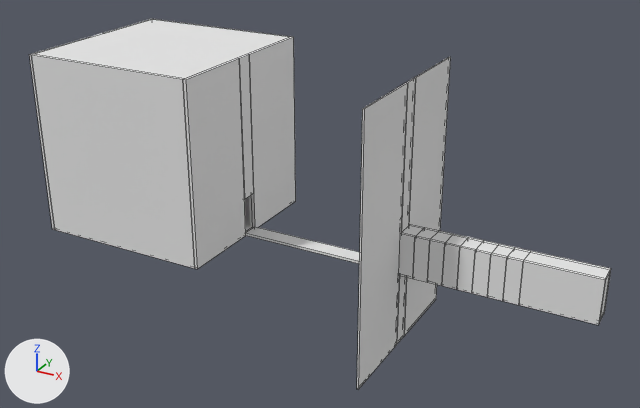
Two versions of the OBJ model dist/data/maps/godcube/cube2.obj, one commit apart.
The view is the same before and after, from a 50 mm camera at (6998.0, -7686.0, 4325.0) aimed at (2789.0, -33.0, 498.0). The axes (+X, +Y, +Z) are drawn at lower left. The lights are the same throughout. Mesh edges are drawn as thin lines on the coarser meshes. Where no turn or scale is listed for an object, it has been applied to the vertices.

The older version as bpy lines, for what is in view:
```python
me_entity0_brush14 = bpy.data.meshes.new('entity0_brush14')
me_entity0_brush14.from_pydata(...)  # a box spanning x 3757.0..3774.0, y -96.0..96.0, z 384.0..1988.0
me_entity0_brush14.materials.append(mat_colors_black)  # white #e7e7e7
me_entity19_brush0 = bpy.data.meshes.new('entity19_brush0')
me_entity19_brush0.from_pydata(...)  # 8 vertices, 6 faces; spans x 1828.0..1860.0, y 96.0..1028.0, z -68.0..1988.0
# faces by material slot: [5, 1]
me_entity19_brush0.materials.append(mat_weird_book_texture)  # white #e7e7e7
me_entity19_brush0.materials.append(mat_colors_black)  # white #e7e7e7
me_entity23_brush2 = bpy.data.meshes.new('entity23_brush2')
me_entity23_brush2.from_pydata(...)  # a box spanning x 4256.0..4416.0, y -128.0..-96.0, z -64.0..416.0
me_entity23_brush2.materials.append(mat_colors_green_better)  # white #e7e7e7
ob_entity0_brush14 = bpy.data.objects.new('entity0_brush14', me_entity0_brush14)
ob_entity0_brush14.location = (0.0, 0.0, 0.0)
ob_entity19_brush0 = bpy.data.objects.new('entity19_brush0', me_entity19_brush0)
ob_entity19_brush0.location = (0.0, 0.0, 0.0)
ob_entity23_brush2 = bpy.data.objects.new('entity23_brush2', me_entity23_brush2)
ob_entity23_brush2.location = (0.0, 0.0, 0.0)
# also in view: 'entity26_brush2' at (4816.0, -112.0, 176.0); 'entity0_brush13' at (3765.0, 562.0, 528.0); 'entity0_brush11' at (2816.0, 0.0, -48.0); 'entity19_brush2' at (1844.0, 0.0, 1186.0); 'entity19_brush4' at (832.0, -1012.0, 960.0)
```
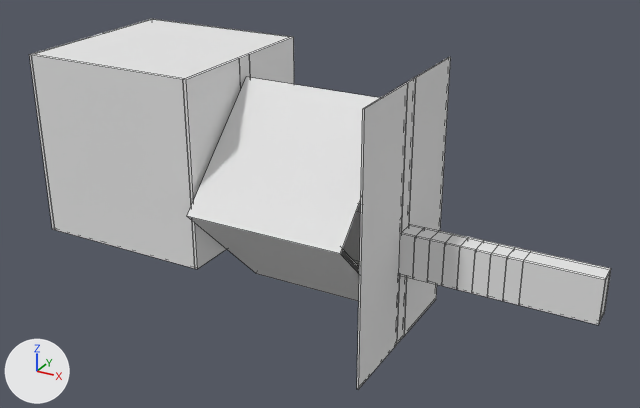
Boxes (x1, y1, x2, y2) around the edits, measured in the pictures (640 x 408 px):
'Cube', added
    after: (187, 77, 379, 301)
'Cube.001_c;visible=0', added
    after: (343, 203, 361, 265)
'Cube.002_Cube.001', added
    after: (341, 199, 361, 274)
'entity19_brush0', unchanged, covered by the edit
    before: (248, 37, 296, 227)
    after: (248, 37, 294, 84)
'entity19_brush2', unchanged, covered by the edit
    before: (238, 54, 254, 199)
    after: (238, 54, 250, 90)
'entity0_brush11', unchanged, covered by the edit
    before: (246, 227, 360, 263)

Diff of the bpy script that builds the scene:
```diff
--- a/dist/data/maps/godcube/cube2.obj.py
+++ b/dist/data/maps/godcube/cube2.obj.py
@@ mat_characters_crescent_alpha_test_1_scroll_y_0_5 @@
+mat_characters_crescent_alpha_test_1_scroll_y_0_5 = principled_material('characters/crescent;alpha_test=1;scroll_y=0.5')
+mat_characters_crescent_alpha_test_1_scroll_y_0_5.base_color = (0.8, 0.8, 0.8)  # white #e7e7e7
+mat_characters_crescent_alpha_test_1_scroll_y_0_5.roughness = 1.0
@@ mat_characters_crescent_alpha_test_1_scroll_y_0_1 @@
+mat_characters_crescent_alpha_test_1_scroll_y_0_1 = principled_material('characters/crescent;alpha_test=1;scroll_y=0.1')
+mat_characters_crescent_alpha_test_1_scroll_y_0_1.base_color = (0.8, 0.8, 0.8)  # white #e7e7e7
+mat_characters_crescent_alpha_test_1_scroll_y_0_1.roughness = 1.0
@@ me_cube_002_cube_001 @@
+me_cube_002_cube_001.from_pydata([(3475.0, 26.0, -374.0), (3475.0, 957.0, 557.0), (3475.0, -967.0, 619.0), (3475.0, -36.0, 1550.0), (2070.0, 26.0, -374.0), (2070.0, 957.0, 557.0), (2070.0, -967.0, 619.0), (2070.0, -36.0, 1550.0)], [], [(2, 6, 7, 3), (4, 0, 1, 5), (2, 0, 4, 6), (7, 5, 1, 3)])
+me_cube_002_cube_001.materials.append(mat_characters_crescent_alpha_test_1_scroll_y_0_5)  # white #e7e7e7
@@ me_cube_001_c_visible_0 @@
+me_cube_001_c_visible_0.from_pydata([(1791.0, -101.0, -85.0), (1791.0, -101.0, 543.0), (1791.0, 92.0, -85.0), (1791.0, 92.0, 543.0), (3754.0, -101.0, -85.0), (3754.0, -101.0, 543.0), (3754.0, 92.0, -85.0), (3754.0, 92.0, 543.0)], [], [(2, 6, 7, 3), (4, 0, 1, 5), (2, 0, 4, 6), (7, 5, 1, 3)])
+me_cube_001_c_visible_0.materials.append(mat_characters_crescent_alpha_test_1_scroll_y_0_1)  # white #e7e7e7
@@ me_cube @@
+me_cube.from_pydata([(3644.0, 34.0, -606.0), (3644.0, 1189.0, 549.0), (3644.0, -1199.0, 626.0), (3644.0, -43.0, 1782.0), (1901.0, 34.0, -606.0), (1901.0, 1189.0, 549.0), (1901.0, -1199.0, 626.0), (1901.0, -43.0, 1782.0)], [], [(2, 6, 7, 3), (4, 0, 1, 5), (2, 0, 4, 6), (7, 5, 1, 3)])
+me_cube.materials.append(mat_characters_crescent_alpha_test_1_scroll_y_0_1)  # white #e7e7e7
@@ ob_cube_002_cube_001 @@
+ob_cube_002_cube_001 = bpy.data.objects.new('Cube.002_Cube.001', me_cube_002_cube_001)
+ob_cube_002_cube_001.location = (0.0, 0.0, 0.0)
@@ ob_cube_001_c_visible_0 @@
+ob_cube_001_c_visible_0 = bpy.data.objects.new('Cube.001_c;visible=0', me_cube_001_c_visible_0)
+ob_cube_001_c_visible_0.location = (0.0, 0.0, 0.0)
@@ ob_cube @@
+ob_cube = bpy.data.objects.new('Cube', me_cube)
+ob_cube.location = (0.0, 0.0, 0.0)
```
